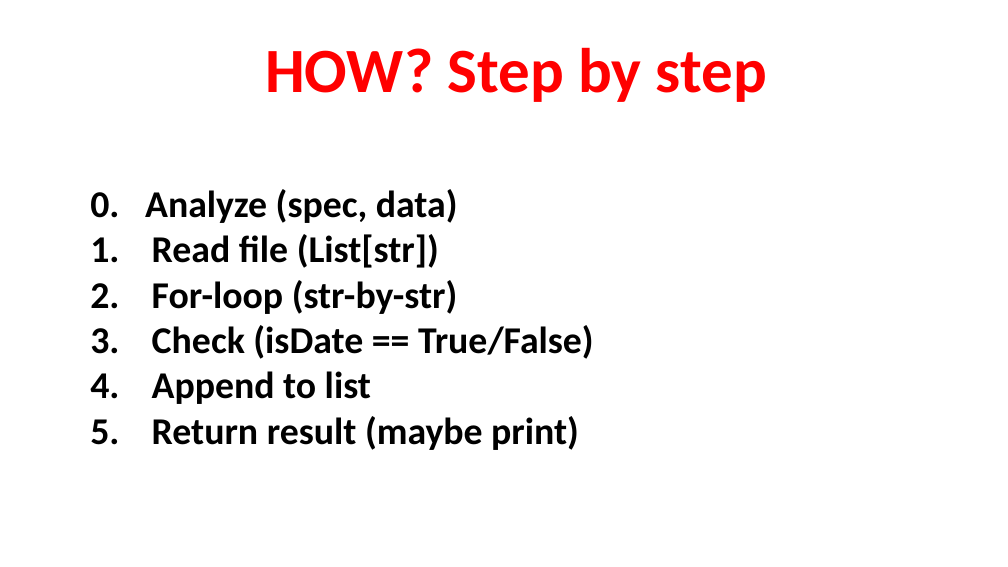
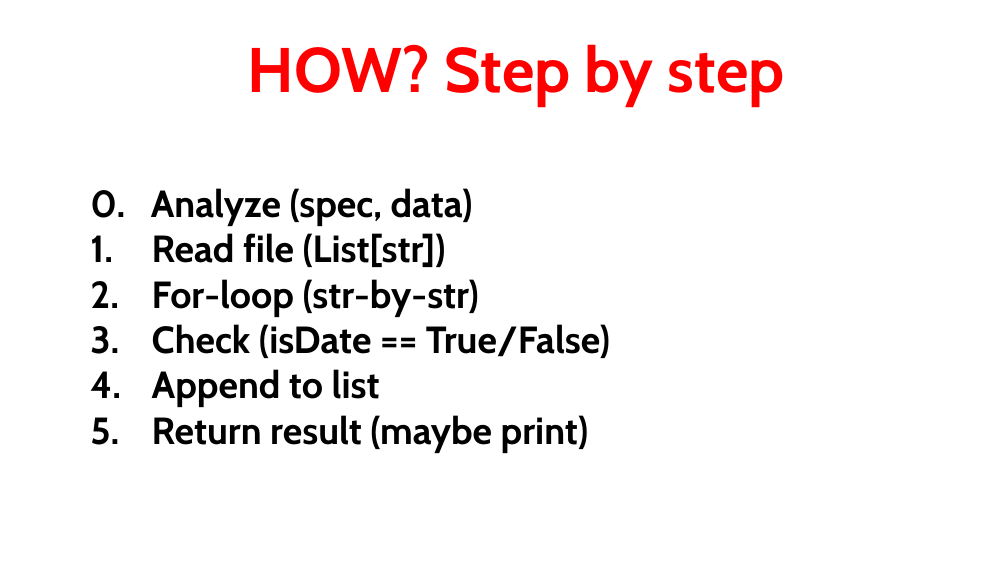
Before and after one commit to Chenct-jonathan/25ss_PyLab, a slide deck: slide 6 of slides/Python_Workshop_9.pptx (slide 3 before the commit). Drawn at 1008x567 pixels with LibreOffice and Linux fonts; fonts in the diff are those of the drawing. Boxes give left, top, right and bottom in pixels: in the first picture for what was removed or moved away, otherwise in the second. Text is boxed around its words. In the diff, an @@ line names an element or a change of style, - is before the commit and + after.

```diff
--- a/slides/Python_Workshop_9.pptx
+++ b/slides/Python_Workshop_9.pptx
@@ title "HOW? Step by step" at (248,44,785,107): font Calibri to Cabin @@
@@ text "0. Analyze (spec, data)" at (90,188,610,453): font Calibri to Cabin @@
```
Also in this commit, not shown: 4 other slides changed, 8 slides added.
